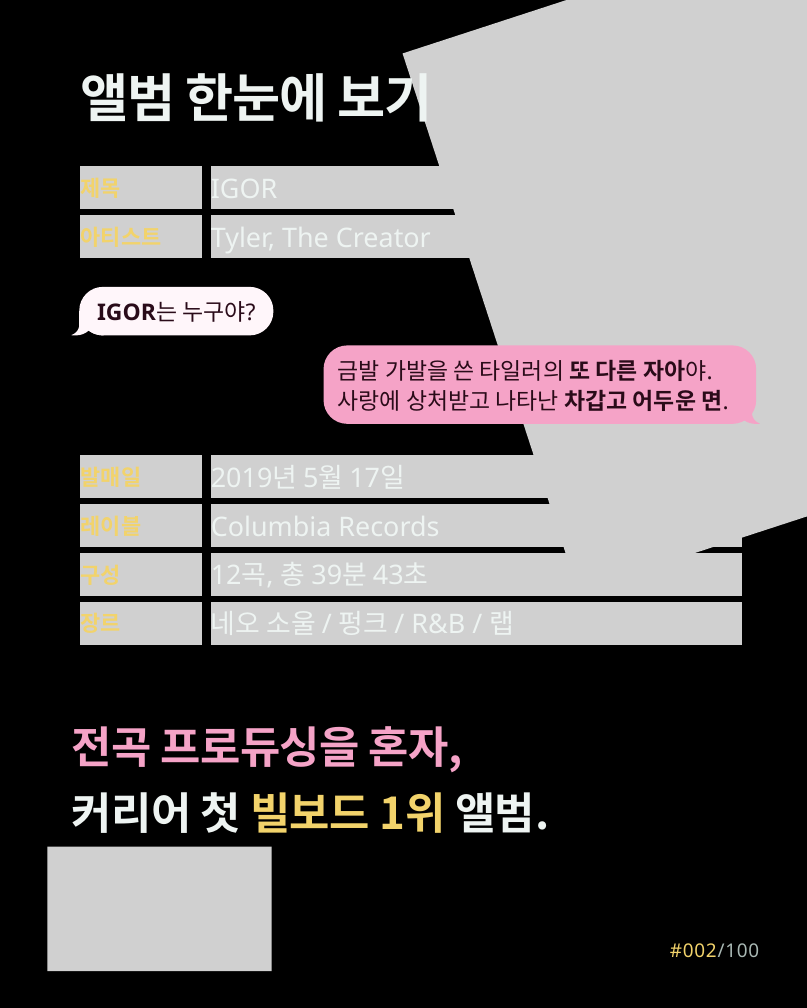
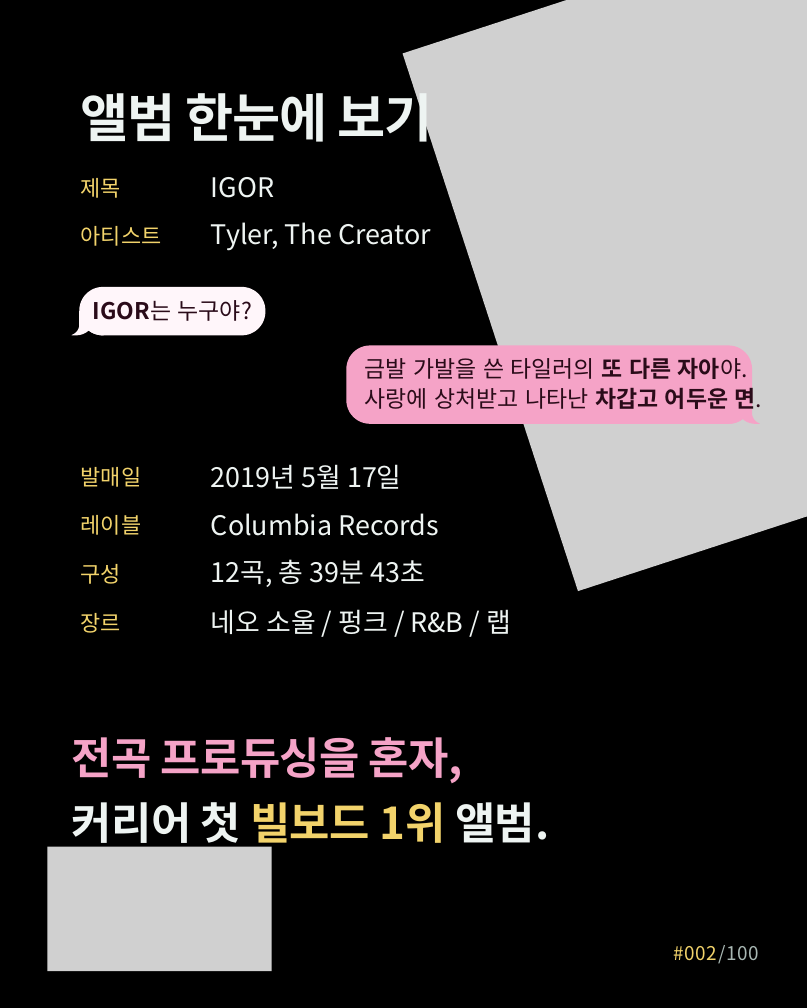
Before and after one commit to yeezyismygoat-pixel/ClaudeRep, a slide deck: slide 2 of IGOR_명반002_수정.pptx (slide 4 before the commit). Drawn at 807x1008 pixels with LibreOffice and Linux fonts; fonts in the diff are those of the drawing; grey boxes stand for pictures. Boxes give left, top, right and bottom in pixels: in the first picture for what was removed or moved away, otherwise in the second. Text is boxed around its words. In the diff, an @@ line names an element or a change of style, - is before the commit and + after.

```diff
--- a/IGOR_명반002_수정.pptx
+++ b/IGOR_명반002_수정.pptx
@@ text "앨범 한눈에 보기" rewrapped from box(81, 64, 432, 131) to box(81, 83, 432, 143) @@
@@ picture removed at box(80, 166, 202, 209) @@
@@ text added at box(80, 178, 121, 198), 22 pt, text #F2D36B @@
+제목
@@ picture removed at box(211, 166, 742, 209) @@
@@ text added at box(211, 177, 274, 198), 27 pt, text #EEF4F2 @@
+IGOR
@@ picture removed at box(80, 215, 202, 258) @@
@@ text added at box(80, 226, 162, 246), 22 pt, text #F2D36B @@
+아티스트
@@ picture removed at box(211, 215, 742, 258) @@
@@ text added at box(211, 222, 431, 251), 27 pt, text #EEF4F2 @@
+Tyler, The Creator
@@ rounded rectangle "IGOR는 누구야?": place and size @@
-rounded rectangle "IGOR는 누구야?" at box(97, 301, 255, 322)
+rounded rectangle "IGOR는 누구야?" at box(79, 287, 265, 336)
@@ rounded rectangle "IGOR는 누구야?" at box(79, 287, 265, 336): font Noto Sans to Noto Sans CJK KR; fill none to #FFF6FA @@
@@ freeform shape removed at box(79, 287, 273, 336) @@
@@ freeform shape at box(72, 311, 103, 336): outline redrawn @@
@@ freeform shape removed at box(324, 346, 756, 424) @@
@@ rounded rectangle "금발 가발을 쓴 타일러의 또 ...": place and size @@
-rounded rectangle "금발 가발을 쓴 타일러의 또 ..." at box(338, 359, 728, 411)
+rounded rectangle "금발 가발을 쓴 타일러의 또 ..." at box(346, 346, 752, 424)
@@ rounded rectangle "금발 가발을 쓴 타일러의 또 ..." at box(346, 346, 752, 424): font Noto Sans to Noto Sans CJK KR; fill none to #F5A3C7 @@
@@ freeform shape at box(727, 400, 760, 424): outline redrawn @@
@@ picture removed at box(80, 456, 202, 499) @@
@@ text added at box(80, 467, 141, 487), 22 pt, text #F2D36B @@
+발매일
@@ picture removed at box(211, 456, 742, 499) @@
@@ text added at box(211, 464, 402, 489), 27 pt, text #EEF4F2 @@
+2019년 5월 17일
@@ picture removed at box(80, 504, 202, 547) @@
@@ picture removed at box(211, 504, 742, 547) @@
@@ text added at box(80, 515, 141, 535), 22 pt, text #F2D36B @@
+레이블
@@ text added at box(211, 513, 439, 536), 27 pt, text #EEF4F2 @@
+Columbia Records
@@ picture removed at box(80, 553, 202, 596) @@
@@ text added at box(80, 564, 121, 584), 22 pt, text #F2D36B @@
+구성
@@ picture removed at box(211, 553, 742, 596) @@
@@ text added at box(211, 559, 425, 587), 27 pt, text #EEF4F2 @@
+12곡, 총 39분 43초
@@ picture removed at box(80, 602, 202, 645) @@
@@ text added at box(80, 613, 121, 633), 22 pt, text #F2D36B @@
+장르
@@ picture removed at box(211, 602, 742, 645) @@
@@ text added at box(211, 609, 511, 634), 27 pt, text #EEF4F2 @@
+네오 소울 / 펑크 / R&B / 랩
@@ text "전곡 프로듀싱을 혼자," rewrapped from box(72, 726, 549, 833) to box(72, 737, 549, 850) @@
@@ text "#002/100" at box(673, 945, 759, 964): font Noto Sans to Noto Sans CJK KR @@
```
Also in this commit, not shown: 9 other slides changed, 9 other files.
